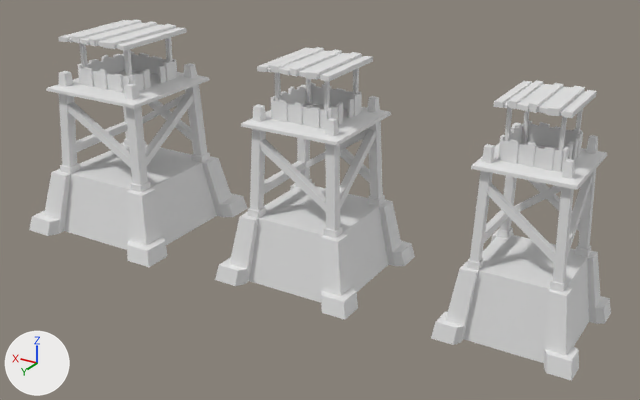
The Blender file Models/Archer Tower L1.blend as it was, and as the next commit left it.
The view is the same before and after, from a camera (50 mm lens) standing at (-8.22, 8.69, 5.31) and looking at (-3.01, 0.01, 0.97). Lighting does not change. The marker at lower left points along +X, +Y and +Z.
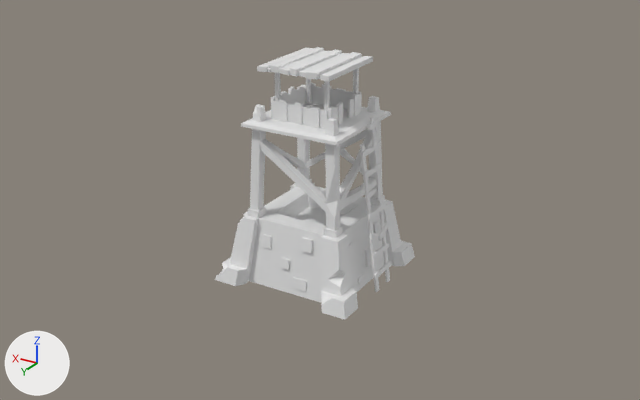
The newer file is also turned or shifted as a whole; pictures and numbers use the older file's frame.

What the commit changed:
me_cube_003 is used by ob_cube_000; location (-2.969, 0.0, 0.0); scale (0.851, 0.851, 1.0).
me_cube_003 had 850 vertices, 847 faces and spanned x -1.1..1.1, y -1.1..1.1, z 0.0..2.74.
me_cube_003 now has 1269 vertices, 1250 faces and spans x -1.12..1.1, y -1.1..1.1, z 0.0..2.74.
me_cube_003 part 1: 5 vertices moved from x 0.57..0.98, y 0.55..0.98, z 0.0..1.2 to x 0.55..1.08, y -0.04..1.08, z 0.07..1.49; 33 vertices removed from x -0.98..1.05, y -0.98..1.05, z 0.0..2.22; 455 vertices added at x -1.12..1.09, y -0.66..1.08, z 0.0..2.22.
me_cube_003 part 2: 755 kept faces spanning x -1.1..1.1, y -1.1..1.1, z 0.0..2.74 are now shaded flat.
Object 'Cube.002' (ob_cube_002) is deleted.
Object 'Cube.001' (ob_cube_001) is deleted.

Boxes [x1, y1, x2, y2] around the edits, measured in the pictures (640 x 400 px):
'Cube.002', deleted
    before: [431, 80, 611, 381]
'Cube.001', deleted
    before: [29, 19, 248, 267]
part 1 of me_cube_003, built on
    before: [215, 104, 369, 317]
    after: [215, 104, 392, 317]
part 2 of me_cube_003, shading changed
    both: [243, 120, 394, 303]
